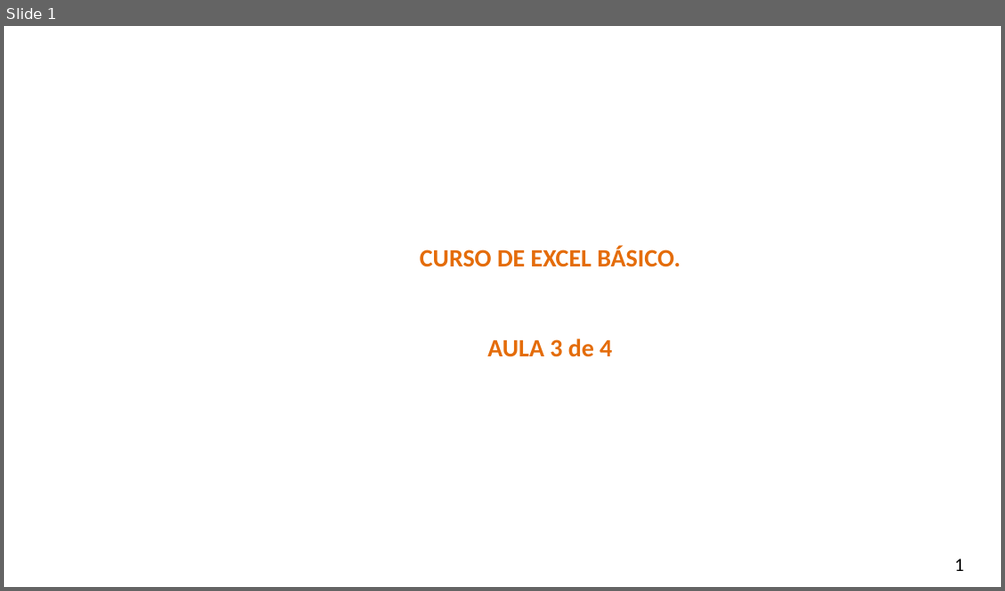
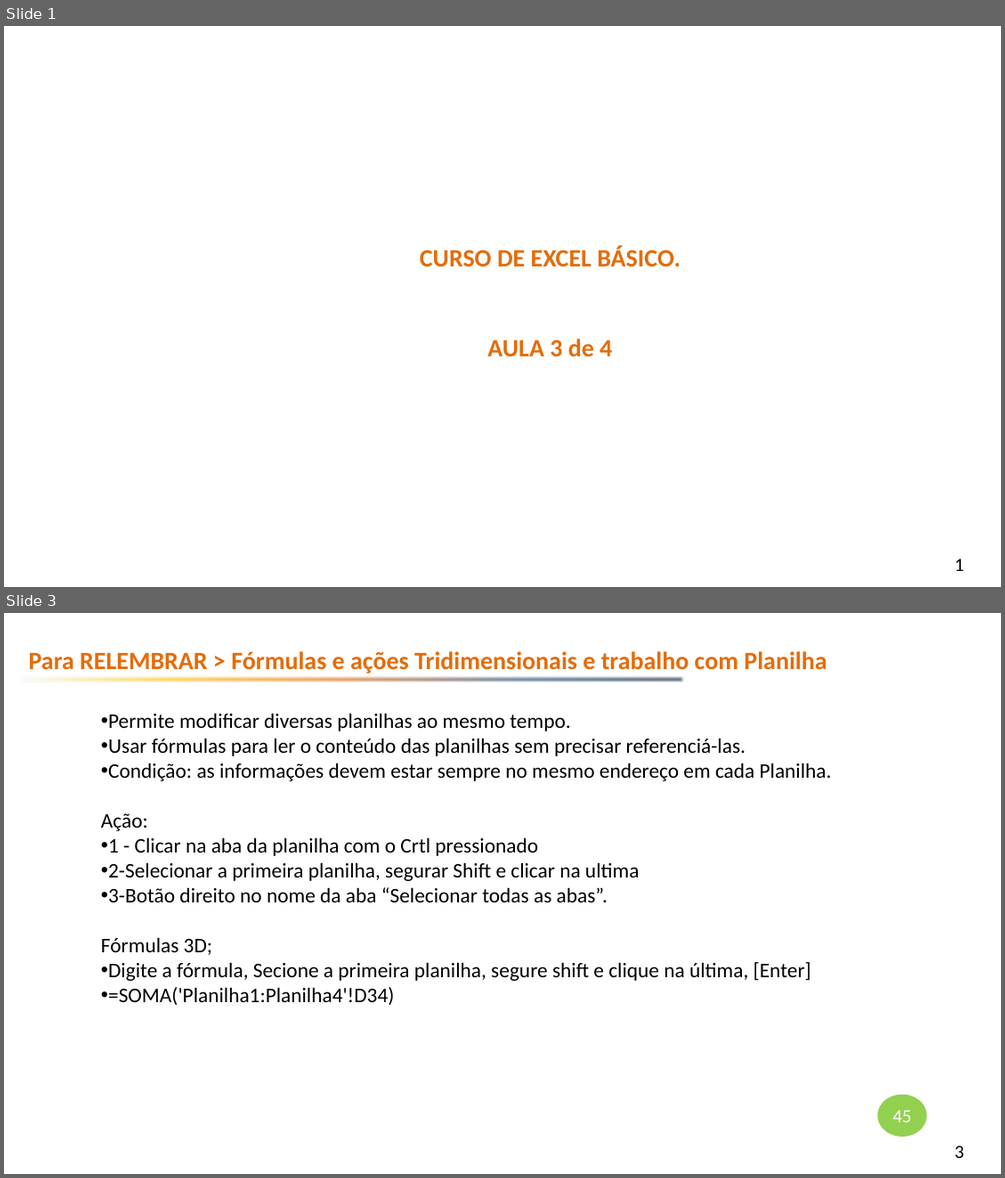
Before and after one commit to smart-planning/Excel_Basico, a slide deck: Aula3/Atividades.pptx. Shown one above the other, each under a label of ours: slide 1 before the commit, slides 1 and 3 after it; the slides between them are not shown. The pictures are 1005x591 and 1005x1178 pixels, drawn with LibreOffice and Linux fonts; fonts in the diff are those of the drawing; background and template pictures are left out. Boxes give left, top, right and bottom in pixels: in the first picture for what was removed or moved away, otherwise in the second. Text is boxed around its words. In the diff, an @@ line names an element or a change of style, - is before the commit and + after.

```diff
--- a/Aula3/Atividades.pptx
+++ b/Aula3/Atividades.pptx
@@ slide 3 added at (4, 613, 1001, 1174), background picture (left out); not listed: 1 template element that a slide beside it also shows @@
@@ text added at (29, 651, 826, 674), 24 pt, text #E46C0A, bold @@
+Para RELEMBRAR > Fórmulas e ações Tridimensionais e trabalho com Planilha
@@ right arrow added at (18, 674, 685, 685), fill gradient #F6FBFC to #FFC000 to #E46C0A to #1F497D to #0F243E @@
@@ subtitle added at (101, 713, 832, 1005), 20 pt, text #000000 @@
+• Permite modificar diversas planilhas ao mesmo tempo.
+• Usar fórmulas para ler o conteúdo das planilhas sem precisar referenciá-las.
+• Condição: as informações devem estar sempre no mesmo endereço em cada Planilha.
+Ação:
+• 1 - Clicar na aba da planilha com o Crtl pressionado
+• 2-Selecionar a primeira planilha, segurar Shift e clicar na ultima
+• 3-Botão direito no nome da aba “Selecionar todas as abas”.
+Fórmulas 3D;
+• Digite a fórmula, Secione a primeira planilha, segure shift e clique na última, [Enter]
+• =SOMA('Planilha1:Planilha4'!D34)
@@ ellipse added at (877, 1094, 927, 1136), fill #92D050, 18 pt, text #FFFFFF @@
+45
```
Also in this commit, not shown: 7 other slides added, 4 slides removed, 4 other files.
